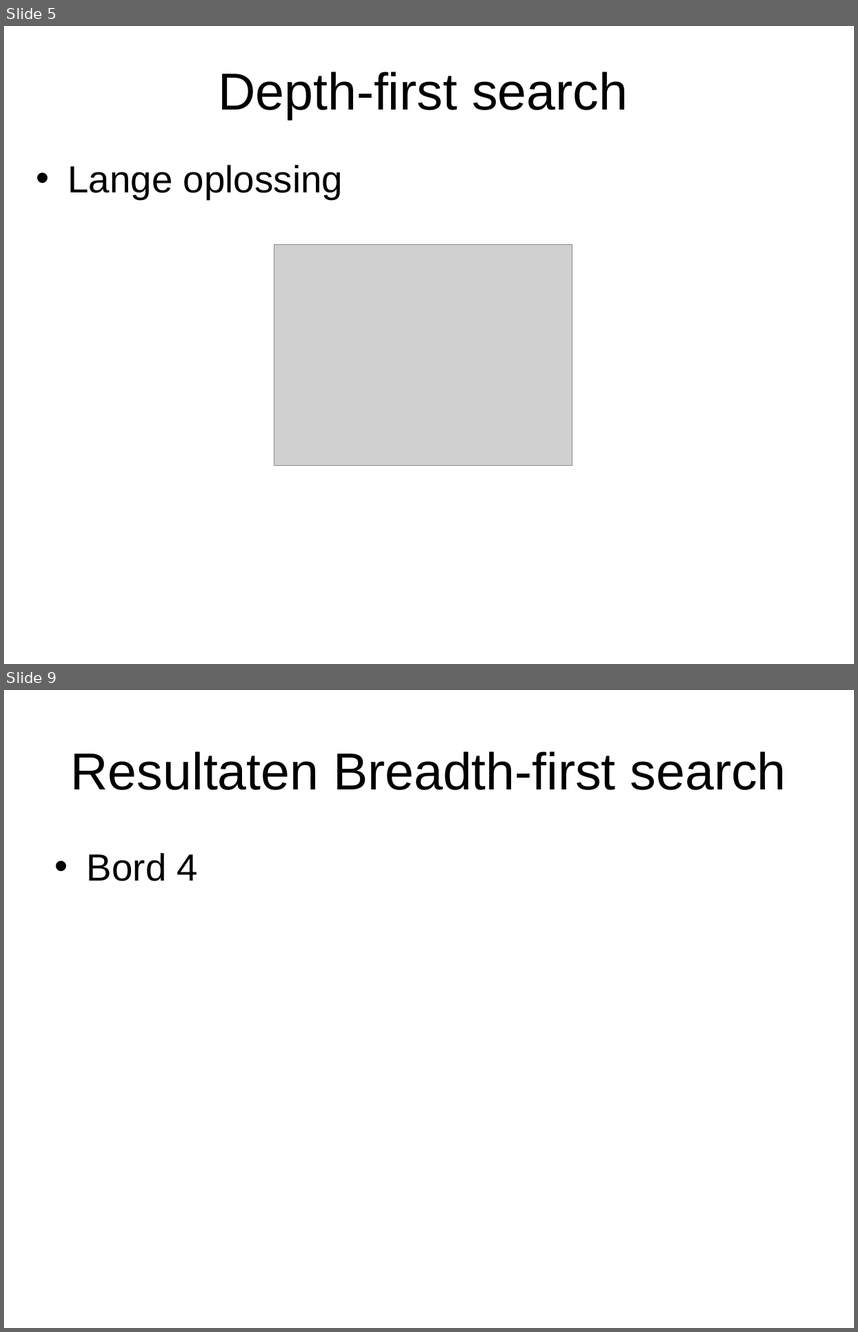
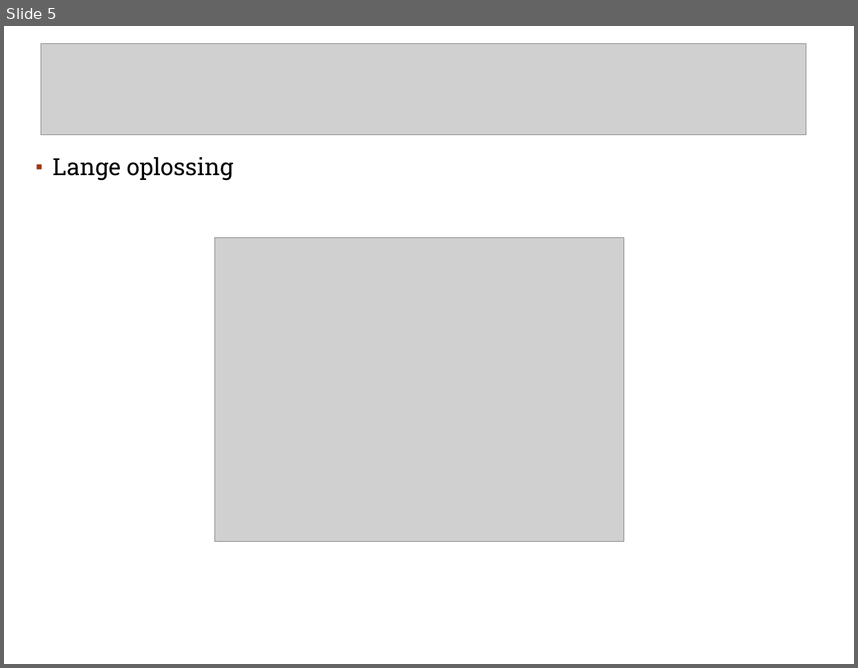
Before and after one commit to A-meerdervan/RushHourGit, a slide deck: eindpresentatie.ppt. Shown one above the other, each under a label of ours: slides 5 and 9 before the commit, slide 5 after it; the slides between them are not shown. The pictures are 858x1332 and 858x668 pixels, drawn with LibreOffice and Linux fonts; fonts in the diff are those of the drawing; grey boxes stand for pictures; background and template pictures are left out. Boxes give left, top, right and bottom in pixels: in the first picture for what was removed or moved away, otherwise in the second. Text is boxed around its words. In the diff, an @@ line names an element or a change of style, - is before the commit and + after.

```diff
--- a/eindpresentatie.ppt
+++ b/eindpresentatie.ppt
@@ slide 9 removed at <box>4,690,854,1328</box>, background picture (left out) @@
@@ title removed at <box>71,751,786,790</box> @@
-Resultaten Breadth-first search
@@ text removed at <box>87,853,198,881</box> @@
-• Bord 4
@@ slide 5 changed as well @@
@@ picture added at <box>41,44,806,135</box> @@
@@ title removed at <box>218,72,628,119</box> @@
-Depth-first search
@@ text "Lange oplossing" at <box>52,157,233,181</box>: size 32 to 20 pt, font Arial to Roboto Slab; bullet • to ▪; line spacing 1 to 0.9; more space between paragraphs; bullet colour #000000 to #9E3611 @@
@@ picture: place and size @@
-picture at <box>274,245,573,466</box>
+picture at <box>215,238,624,541</box>
```
Also in this commit, not shown: 2 other slides changed, 9 slides added, 8 other slides removed, 3 other files.
